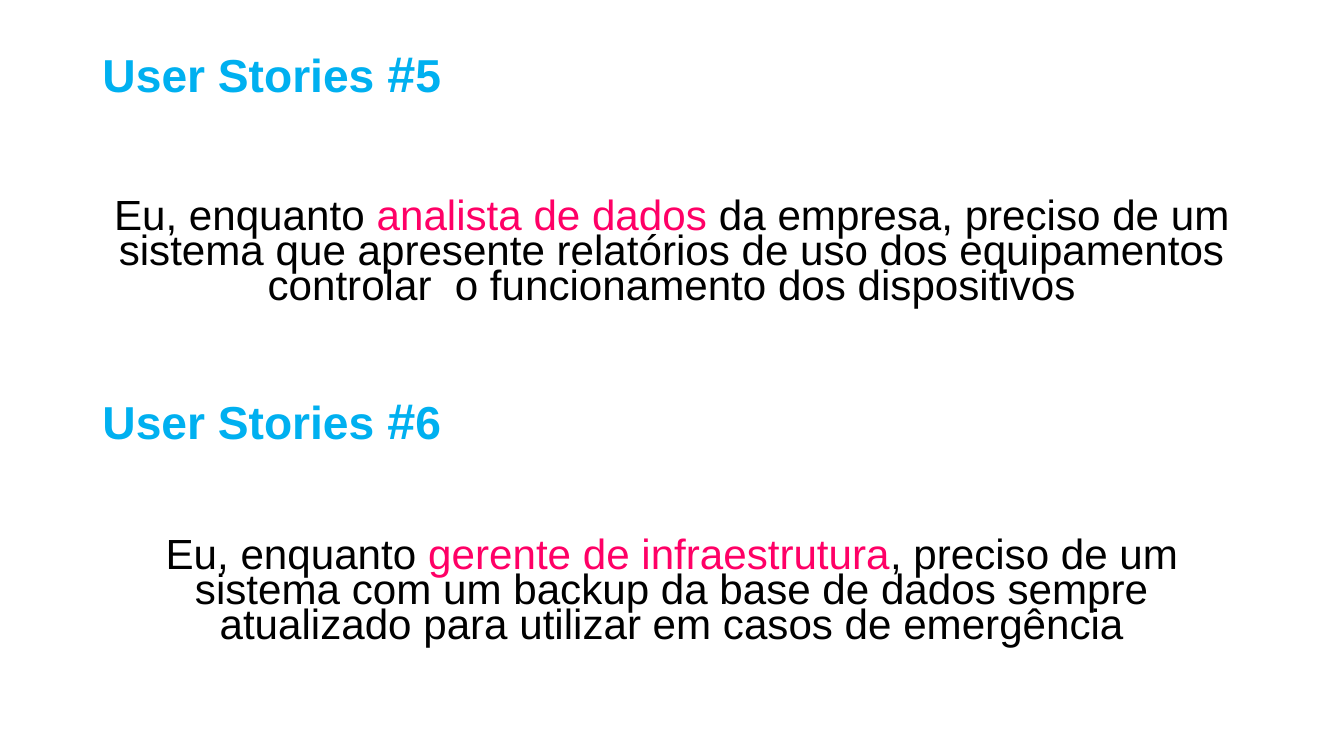
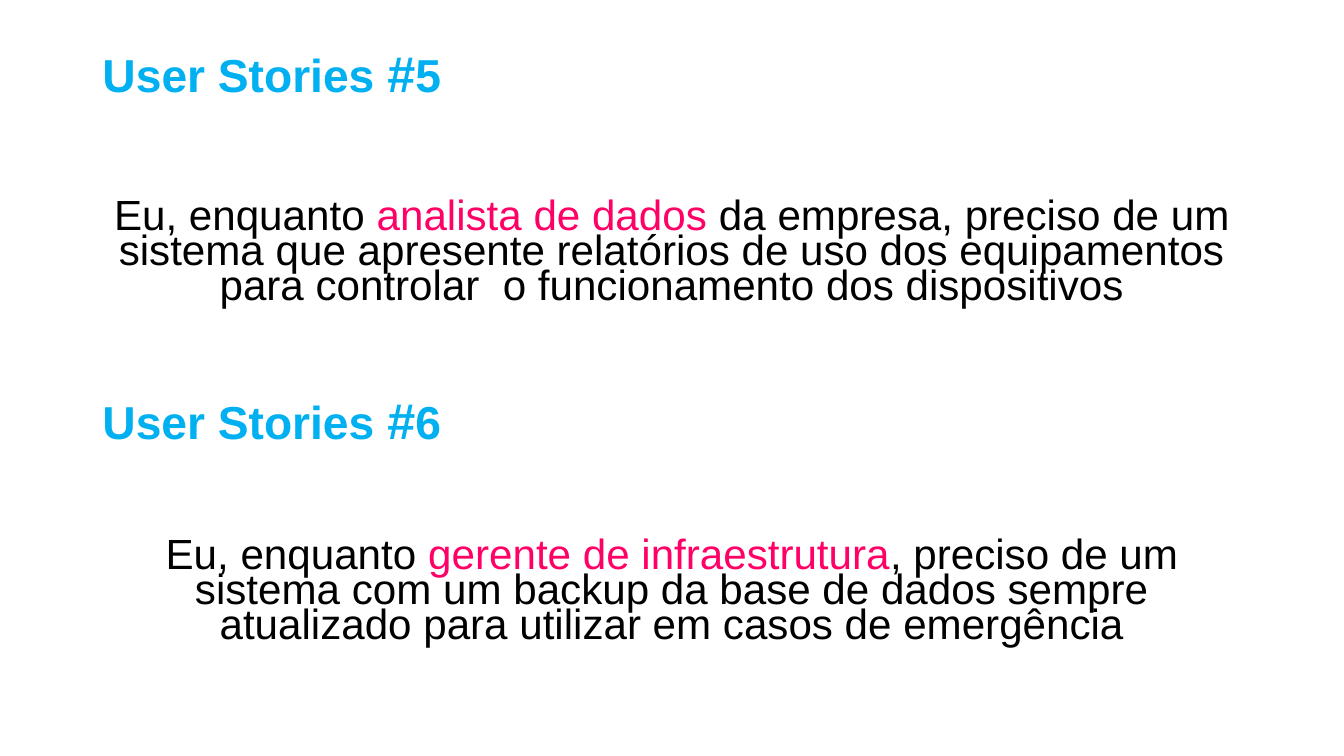
Before and after one commit to bandtec-2-semestre/Doc, a slide deck: slide 9 of Entregaveis_Sprint1.pptx (slide 8 before the commit). Drawn at 1344x756 pixels with LibreOffice and Linux fonts; fonts in the diff are those of the drawing. Boxes give left, top, right and bottom in pixels: in the first picture for what was removed or moved away, otherwise in the second. Text is boxed around its words. In the diff, an @@ line names an element or a change of style, - is before the commit and + after.

```diff
--- a/Entregaveis_Sprint1.pptx
+++ b/Entregaveis_Sprint1.pptx
@@ text at (114, 199, 1230, 309): text changed @@
-Eu, enquanto analista de dados da empresa, preciso de um sistema que apresente relatórios de uso dos equipamentos controlar o funcionamento dos dispositivos
+Eu, enquanto analista de dados da empresa, preciso de um sistema que apresente relatórios de uso dos equipamentos para controlar o funcionamento dos dispositivos
```
Also in this commit, not shown: 1 slide added, 1 other file.
